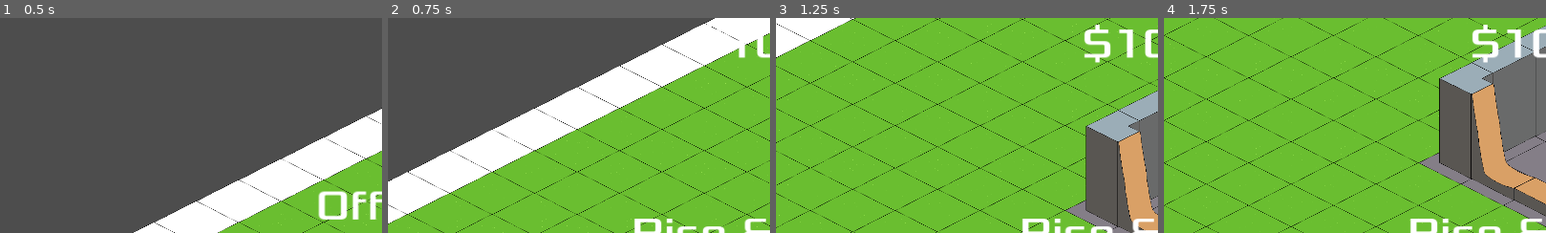
Above: before the commit, frames 1-4 (left to right).
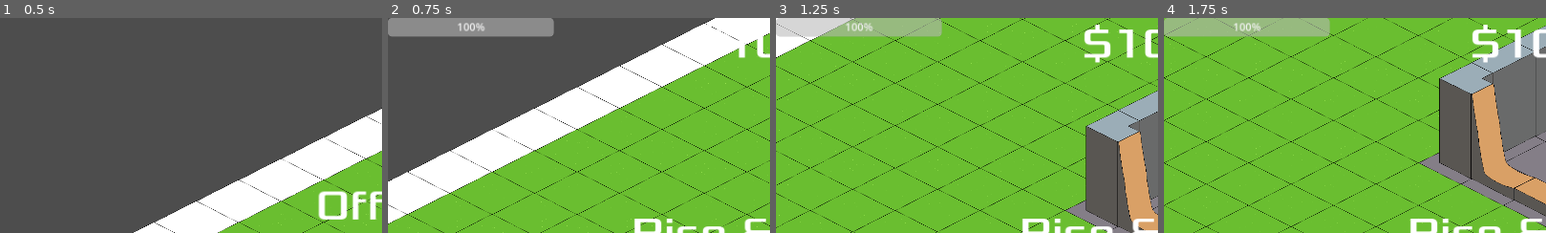
Above: after the commit, the same moments.

Repository: Final-Parsec/office-sim
Game: Godot game, scene res://main.tscn
The game is run twice, just before and just after one commit, with the same random seed, the same clock (stepped at 60 frames per second) and the same inputs.
Inputs (mouse positions are % of the whole screen's width and height, from its top left):
- Up to frame 1 (0.5 s): no input
- Up to frame 2 (0.75 s): click "Start" at 0.5 s
- Up to frame 3 (1.25 s): no input
- Up to frame 4 (1.75 s): move the mouse to (72, 45) at 1.27 s; hold Right (move_right) from 1.28 s (still down); click (72, 45) at 1.35 s
The pictures show only the part of the screen within x 0-50%, y 0-50%; the shares and areas given below are measured in that part.

Frame 1 is identical in both runs. In frame 2, 3.7% of the frame differs, in the area x 0-44%, y 0-9%; in frame 3, 3.8%; in frame 4, 3.8%.

Commit message:
progress bar which depletes as you build widgets

Diff:
--- /dev/null
+++ b/game/damage_numbers.gd
@@ -0,0 +1,39 @@
+extends Node
+
+func display_number(value: int, position: Vector2, is_critical: bool = false):
+	var number = Label.new()
+	number.global_position = position
+	number.text = str(value)
+	number.z_index = 5
+	number.label_settings = LabelSettings.new()
+
+	var color = "#FFF"
+	if is_critical:
+		color = "#B22"
+	if value == 0:
+		color = "#FFF8"
+
+	number.label_settings.font_color = color
+	number.label_settings.font_size = 18
+	number.label_settings.outline_color = "#000"
+	number.label_settings.outline_size = 1
+
+	call_deferred("add_child", number)
+
+	await number.resized
+	number.pivot_offset = Vector2(number.size / 2)
+
+	var tween = get_tree().create_tween()
+	tween.set_parallel(true)
+	tween.tween_property(
+		number, "position:y", number.position.y - 24, 0.25
+	).set_ease(Tween.EASE_OUT)
+	tween.tween_property(
+		number, "position:y", number.position.y, 0.5
+	).set_ease(Tween.EASE_IN).set_delay(0.25)
+	tween.tween_property(
+		number, "scale", Vector2.ZERO, 0.25
+	).set_ease(Tween.EASE_IN).set_delay(0.5)
+
+	await tween.finished
+	number.queue_free()
--- a/game/hud.gd
+++ b/game/hud.gd
@@ -101,3 +101,7 @@
 
 func _ready() -> void:
 	$AccelerateTimeButton.visible = false
+
+func update_drive_points(drive_points) -> void:
+	$DriveProgressBar.visible = true
+	$DriveProgressBar.value = drive_points
--- a/game/hud.tscn
+++ b/game/hud.tscn
@@ -226,6 +226,11 @@
 focus_mode = 0
 text = ">"
 
+[node name="DriveProgressBar" type="ProgressBar" parent="."]
+visible = false
+offset_right = 250.0
+offset_bottom = 27.0
+
 [connection signal="action_bar_button_pressed" from="." to="HRPanel" method="_on_hud_action_bar_button_pressed"]
 [connection signal="pressed" from="StartButton" to="." method="_on_start_button_pressed"]
 [connection signal="timeout" from="MessageTimer" to="." method="_on_message_timer_timeout"]
--- a/game/main.gd
+++ b/game/main.gd
@@ -2,6 +2,7 @@
 
 var net_worth
 var current_time
+var drive_points
 
 @export var furniture_scene: PackedScene
 @export var furniture_container: Node2D
@@ -18,11 +19,13 @@
 func new_game():
 	net_worth = 1000
 	current_time = 6 * 60
+	drive_points = 100
 	$Player.start($StartPosition.position)
 	$DayTimer.start()
 	$HUD.update_net_worth(net_worth)
 	$HUD.update_time(current_time)
 	$HUD.show_message("Rise & Grind")
+	$HUD.update_drive_points(drive_points)
 	#$Music.play()
 
 func _on_player_furniture_placed() -> void:
@@ -63,7 +66,7 @@
 	employee.position = $StartPosition.position
 	employee_container.add_child(employee)
 	employee.money_owed_updated.connect(_on_employee_money_owed_updated)
-	employee.widget_action_requested.connect(_on_player_widget_action_requested)
+	employee.widget_action_requested.connect(_on_employee_widget_action_requested)
 
 
 func _on_hud_employee_fired() -> void:
@@ -89,11 +92,29 @@
 		return
 
 	var clicked_widget = $WidgetContainer.get_widget_at_position(position)
-	if clicked_widget != null:
+	if clicked_widget != null && clicked_widget.progress < 100:
+		var max_build = 15 if drive_points > 0 else 1
+		var progress = randi_range(1, max_build )
+		clicked_widget.build(progress)
+		drive_points -= 1
+		$HUD.update_drive_points(drive_points)
+
+	if $WidgetContainer.is_buildable_position(position):
+		place_widget(position)
+		drive_points -= 5
+		$HUD.update_drive_points(drive_points)
+
+func _on_employee_widget_action_requested(position: Vector2, actor_position: Vector2) -> void:
+	if position.distance_to(actor_position) > 100:
+		return
+
+	var clicked_widget = $WidgetContainer.get_widget_at_position(position)
+	if clicked_widget != null && clicked_widget.progress < 100:
 		clicked_widget.build(10)
 
 	if $WidgetContainer.is_buildable_position(position):
 		place_widget(position)
+
 
 func place_widget(spawn_location: Vector2):
 	var widget = widget_scene.instantiate()
--- a/game/project.godot
+++ b/game/project.godot
@@ -19,6 +19,7 @@
 
 Enums="*res://enums.gd"
 GameState="*res://game_state.gd"
+DamageNumbers="*res://damage_numbers.gd"
 
 [display]
 
--- a/game/widget.gd
+++ b/game/widget.gd
@@ -11,6 +11,7 @@
 	queue_free()
 
 func build(additional_progress: int):
+	DamageNumbers.display_number(additional_progress, $NumberSpawn.global_position, additional_progress > 10)
 	progress += additional_progress
 	if progress > 100:
 		progress = 100
--- a/game/widget.tscn
+++ b/game/widget.tscn
@@ -46,4 +46,7 @@
 text = "0%"
 horizontal_alignment = 1
 
+[node name="NumberSpawn" type="Node2D" parent="."]
+position = Vector2(-10, -30)
+
 [connection signal="screen_exited" from="VisibleOnScreenNotifier2D" to="." method="_on_visible_on_screen_notifier_2d_screen_exited"]
--- a/game/widget_container.gd
+++ b/game/widget_container.gd
@@ -1,28 +1,28 @@
 extends Node2D
 
 
-func get_widget_at_position(position: Vector2) -> Node2D:
+func get_widget_at_position(selected_position: Vector2) -> Node2D:
 	for widget in get_children():
 		var collision_shape = widget.get_node("CollisionShape2D") as CollisionShape2D
 		var circle = collision_shape.shape as CircleShape2D
 		var radius = circle.radius
-		if position.distance_to(collision_shape.global_position) <= radius:
+		if selected_position.distance_to(collision_shape.global_position) <= radius:
 			return widget
 
 	return null
 
-func is_buildable_position(position: Vector2) -> bool:
+func is_buildable_position(selected_position: Vector2) -> bool:
 	var clicked_ineligible_placement = false
 
 	for widget in get_children():
 		var collision_shape = widget.get_node("CollisionShape2D") as CollisionShape2D
 		var circle = collision_shape.shape as CircleShape2D
 		var radius = circle.radius
-		if position.distance_to(collision_shape.global_position) <= radius * 2:
+		if selected_position.distance_to(collision_shape.global_position) <= radius * 2:
 			clicked_ineligible_placement = true
 
 	for package in $"../PackageContainer".get_children():
-		if position.distance_to(package.global_position) <= 50:
+		if selected_position.distance_to(package.global_position) <= 50:
 			clicked_ineligible_placement = true
 
 	return !clicked_ineligible_placement
